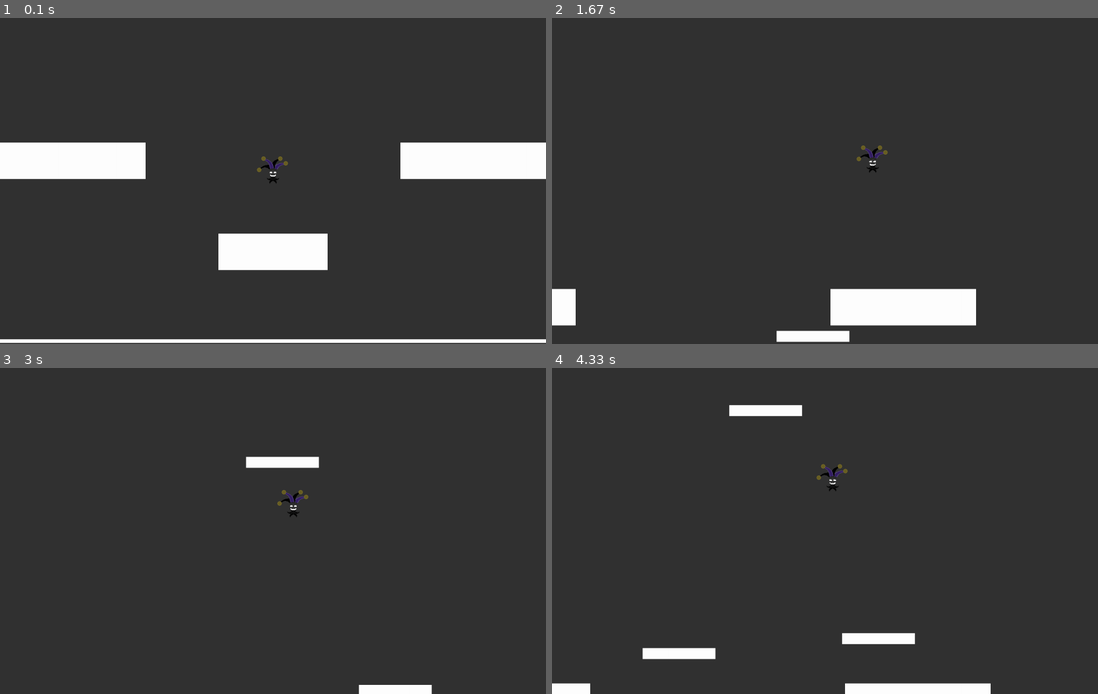
Above: before the commit, frames 1-4 (two rows, left to right).
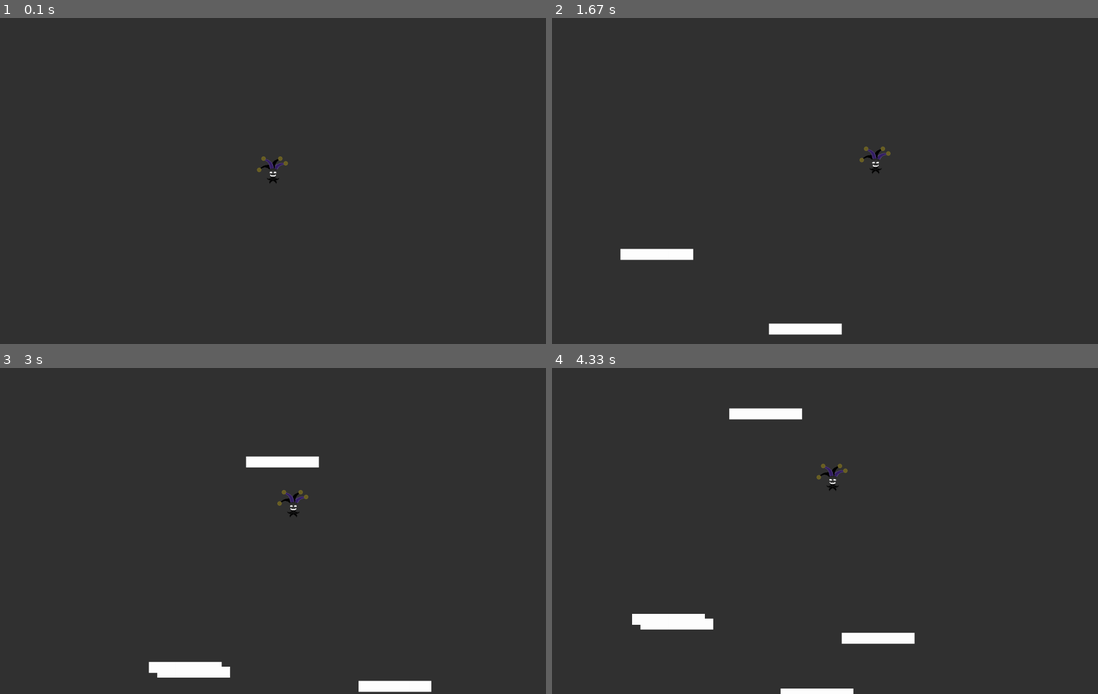
Above: after the commit, the same moments.

Repository: z4okolatka/PyGame-project
Game: pygame game, started from main.py
Same seed, same stepped clock (60 frames per second), same inputs: the game is played once before the commit and once after it.
Inputs (mouse positions are in pixels of both pictures, inside the frame that each line leads up to):
- Up to frame 1 (0.1 s): no input
- Up to frame 2 (1.67 s): right-click (999, 171) at 0.38 s; hold D 0.67-1.13 s; tap Space at 0.73, 1.03, 1.23, 1.53 s; click (825, 200) at 0.75 s; hold D 1.17-1.63 s; click (879, 252) at 1.25 s
- Up to frame 3 (3 s): hold A 1.67-2.2 s; tap Space at 1.73, 2.03, 2.3, 2.6, 2.73 s; click (103, 605) at 1.75 s; hold A 2.23-2.63 s; click (338, 557) at 2.32 s; hold D from 2.67 s (still down); click (283, 420) at 2.75 s
- Up to frame 4 (4.33 s): tap Space at 3.03, 3.4, 3.7, 3.9, 4.2 s; release D at 3.3 s; hold Esc 3.33-3.8 s; hold A 3.33-3.8 s; click (628, 521) at 3.42 s; hold Esc 3.83-4.3 s; hold Left 3.83-4.3 s

The runs differ from the first frame. In frame 1, 9.6% of the frame differs, in the area x 0-100%, y 38-100%; in frame 2, 4.8%; in frame 3, 1.1%; in frame 4, 2.9%.

Commit message:
roomBarrier & camera rect fix

Diff:
--- a/main.py
+++ b/main.py
@@ -5,6 +5,8 @@
 from src.classes import render
 from src.classes import menu
 from src.classes import infoDisplay
+from src.classes import coordHelper
+from src.classes import roomBarrier
 from src.classes.utilites import *
 from pathlib import Path
 import src.setting as settings
@@ -24,15 +26,25 @@
         # objects and object gorups
         self.camera = screenCamera.ScreenCamera(self)
         self.player = player.Player(self)
+        self.barriers: dict[str: roomBarrier.Barrier] = {
+            'left': roomBarrier.Barrier(
+                (-self.camera.width, self.camera.centery), (5, self.camera.height * 3)),
+            'right': roomBarrier.Barrier(
+                (self.camera.width * 2, self.camera.centery), (5, self.camera.height * 3)),
+            'top': roomBarrier.Barrier(
+                (self.camera.width / 2, -self.camera.centery * 2), (self.camera.width * 3, 5)),
+            'bottom': roomBarrier.Barrier(
+                (self.camera.width / 2, self.camera.centery * 4), (self.camera.width * 3, 5))
+        }
         self.collision_objects = [
-            block.Block((self.camera.display.get_width() // 2, self.camera.display.get_height() - 5),
-                        (self.camera.display.get_width() * 5, 10)),
-            block.Block((self.camera.display.get_width() - 200, 400),
-                        (400, 100)),
-            block.Block((200, 400),
-                        (400, 100)),
-            block.Block((self.camera.display.get_width() // 2, 650),
-                        (300, 100)),
+            block.Block(
+                (-self.camera.width, self.camera.centery), (5, self.camera.height * 3)),
+            block.Block(
+                (self.camera.width * 2, self.camera.centery), (5, self.camera.height * 3)),
+            block.Block(
+                (self.camera.width / 2, -self.camera.centery * 2), (self.camera.width * 3, 5)),
+            block.Block(
+                (self.camera.width / 2, self.camera.centery * 4), (self.camera.width * 3, 5))
         ]
         self.menu = menu.Menu(self, self.camera.display.get_size())
         self.render = render.Render(self)
@@ -52,11 +64,11 @@
                         self.paused = not self.paused
                 if event.type == pg.MOUSEWHEEL:
                     if event.y > 0:
-                        self.camera.scale += .1
+                        self.camera.scale = round(
+                            clamp(0.5, self.camera._scale + .1, 2), 1)
                     else:
-                        self.camera.scale -= .1
-                    self.camera.scale = round(
-                        clamp(0.1, self.camera.scale, 2), 1)
+                        self.camera.scale = round(
+                            clamp(0.5, self.camera._scale - .1, 2), 1)
                 if event.type == pg.WINDOWMOVED:
                     self.paused = True
 
@@ -85,17 +97,13 @@
         # temporary creating platforms
         for event in self.events:
             if event.type == pg.MOUSEBUTTONDOWN:
+                pos = (self.camera.x + event.pos[0] / self.camera.scale,
+                       self.camera.y + event.pos[1] / self.camera.scale)
                 if event.button == 1:
-                    camWidth, camHeight = self.camera.display.get_size()
-                    scale = self.camera.scale
                     self.collision_objects.append(
-                        block.Block((
-                            self.camera.x +
-                            (event.pos[0] - camWidth * (1 - scale) / 2) / scale,
-                            self.camera.y +
-                            (event.pos[1] - camHeight * (1 - scale) / 2) / scale
-                        ),
-                            (200, 30)))
+                        block.Block(pos, (200, 30)))
+                if event.button == 3:
+                    self.player.center = pos
         self.player.update()
         self.camera.follow_player()
 
@@ -105,6 +113,7 @@
     def draw_game(self):
         self.camera.display.fill((50, 50, 50))
         self.render.draw_all()
+        self.render.draw(self.barriers.values())
 
     def draw_menu(self):
         self.menu.draw(self.camera.display)
--- a/src/classes/animation.py
+++ b/src/classes/animation.py
@@ -21,7 +21,7 @@
             mode = imageSequence.mode
             size = imageSequence.size
             data = imageSequence.tobytes()
-            self.images.append((pg.image.frombytes(
+            self.images.append((pg.image.fromstring(
                 data, size, mode).convert_alpha(), imageSequence.info['duration']))
 
     @property
--- a/src/classes/player.py
+++ b/src/classes/player.py
@@ -67,9 +67,6 @@
 
         # animation of sprite
         self.animationTime += self.game.deltatime * 1000
-        # if self.image.get_at((0, 0)) == pg.Color(255, 255, 255):
-        #     self.game.paused = True
-        #     print(self.animationFrameIndex)
 
     def horizontal_movement(self, keyboard):
         if self.keydown(pg.K_d, keyboard) or self.keydown(pg.K_a, keyboard):
--- a/src/classes/render.py
+++ b/src/classes/render.py
@@ -17,22 +17,13 @@
         w, h = sprite.rect.size
         x, y = sprite.topleft
 
-        scale = self.game.camera.scale
+        # converting real coordinates into display coordinates
+        x, y = self.handle_offset(x, y)
+        x, y = self.handle_scale(x, y)
 
-        # position
-        x -= self.game.camera.x
-        y -= self.game.camera.y
 
-        # size
-        x *= scale
-        y *= scale
-
-        # correcting position
-        camWidth, camHeight = self.game.camera.display.get_size()
-        x += camWidth * (1 - scale) / 2
-        y += camHeight * (1 - scale) / 2
-
-        self.display.blit(scale_by(sprite.image, scale), (round(x), round(y), w, h))
+        self.display.blit(scale_by(sprite.image, self.game.camera.scale),
+                          (round(x), round(y), w, h))
 
     def draw(self, object_):
         if not isinstance(object_, Iterable):
@@ -40,3 +31,18 @@
 
         for sprite in object_:
             self._draw_one_sprite(sprite)
+
+    def handle_offset(self, x, y):
+        x -= self.game.camera.x
+        y -= self.game.camera.y
+        return x, y
+
+    def handle_size(self, x, y):
+        x += self.game.camera.half_dw * 2
+        y += self.game.camera.half_dh * 2
+        return x, y
+
+    def handle_scale(self, x, y):
+        x *= self.game.camera.scale
+        y *= self.game.camera.scale
+        return x, y
--- /dev/null
+++ b/src/classes/roomBarrier.py
@@ -0,0 +1,17 @@
+import pygame as pg
+import src.classes.coordHelper as coordHelper
+
+class Barrier(coordHelper.FloatCords):
+    def __init__(self, center, size):
+        super().__init__()
+
+        self.image = pg.Surface(size)
+        self.image.fill('red')
+        self.rect = self.image.get_rect()
+
+        # self.rect = pg.Rect((0, 0), size)
+
+        self.rect.center = center
+
+        self.x = self.rect.x
+        self.y = self.rect.y
--- a/src/classes/screenCamera.py
+++ b/src/classes/screenCamera.py
@@ -19,27 +19,69 @@
             self.display = pg.display.set_mode(
                 (settings.WINDOW_WIDTH, settings.WINDOW_HEIGHT))
         self.rect = self.display.get_rect()
+        self.base_width = self.rect.width
+        self.base_height = self.rect.height
 
         # attributes
-        self.scale = 1
+        self.half_dw = 0
+        self.half_dh = 0
+        self._scale = 1
         self.x = 0
         self.y = 0
 
+    @property
+    def scale(self):
+        return self._scale
+
+    @scale.setter
+    def scale(self, n):
+        self.half_dw = (self.width - self.base_width * 1 / n)
+        self.half_dh = (self.height - self.base_height * 1 / n)
+
+        self.rect.width = self.base_width * (1 / n)
+        self.rect.height = self.base_height * (1 / n)
+
+        self.x += self.half_dw / 2
+        self.y += self.half_dh / 2
+
+        self._scale = n
+        self.rect.x = round(self.x)
+        self.rect.y = round(self.y)
+
     def follow_player(self):
-        self.handle_x_offset()
-        self.handle_y_offset()
+        self.move_x()
+        self.horizontal_collision()
+        self.move_y()
+        self.vertical_collision()
 
-    def handle_x_offset(self):
+    def move_x(self):
         pcx = self.game.player.centerx
-        dx = pcx - self.centerx
+        self.dx = pcx - self.centerx
 
-        if abs(dx) > 1:
-            dx = dx * self.game.deltatime * 3.2
-        self.x += dx
+        if abs(self.dx) > 1:
+            self.dx = self.dx * self.game.deltatime * 3.2
+        self.x += self.dx
+        self.rect.x = round(self.x)
 
-    def handle_y_offset(self):
+    def horizontal_collision(self):
+        barriers = self.game.barriers
+        if self.left - 1 <= barriers['left'].right:
+            self.left = barriers['left'].right
+        if self.right + 1 >= barriers['right'].left:
+            self.right = barriers['right'].left
+        self.rect.x = round(self.x)
+
+    def move_y(self):
         pcy = self.game.player.centery
-        cy = self.centery
-        dy = pcy - cy
+        self.dy = pcy - self.centery
 
-        self.y += dy * self.game.deltatime * 5.2
+        self.y += self.dy * self.game.deltatime * 5.2
+        self.rect.y = round(self.y)
+
+    def vertical_collision(self):
+        barriers = self.game.barriers
+        if self.top - 1 <= barriers['top'].bottom:
+            self.top = barriers['top'].bottom
+        if self.bottom + 1 >= barriers['bottom'].top:
+            self.bottom = barriers['bottom'].top
+        self.rect.y = round(self.y)
